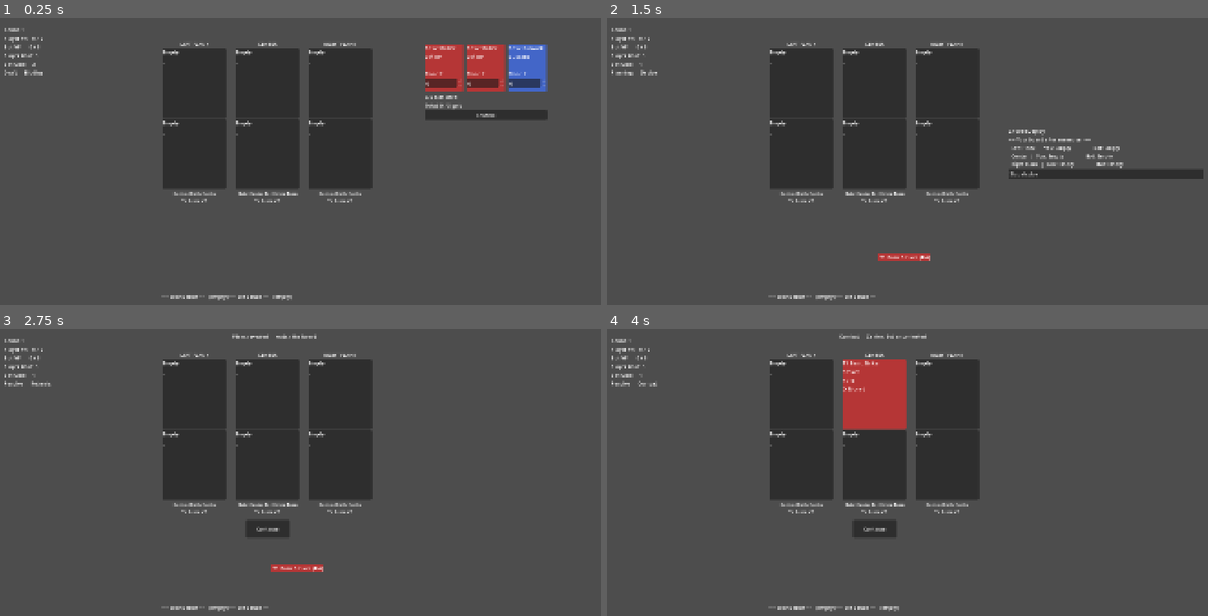
Above: before the commit, frames 1-4 (two rows, left to right).
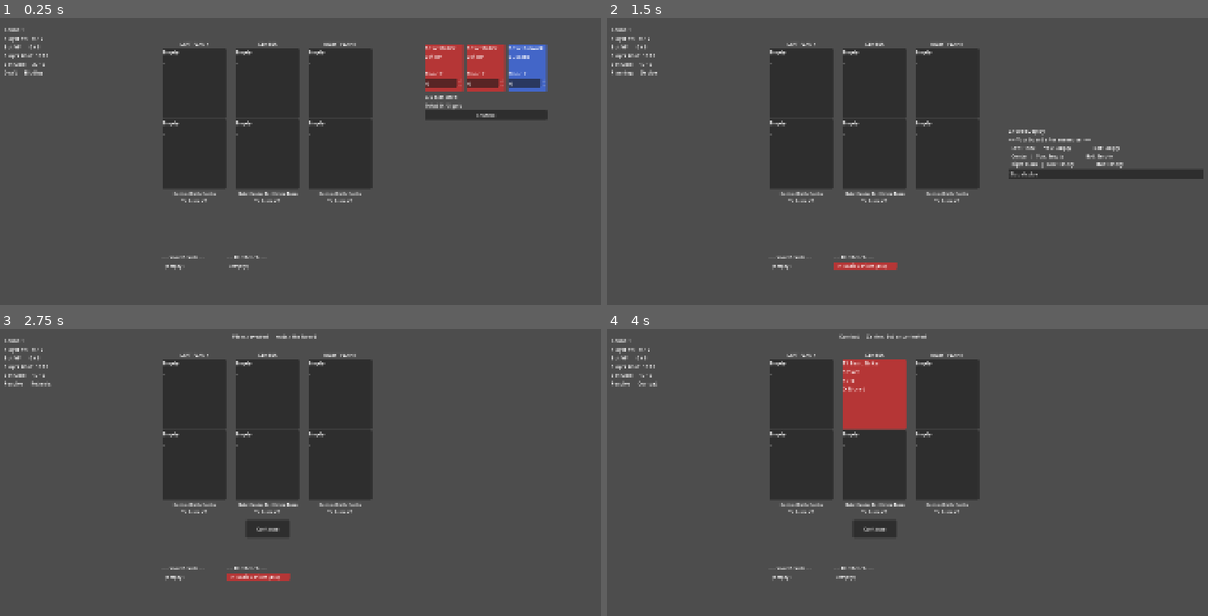
Above: after the commit, the same moments.

Repository: ReeseHerron/PocketTeactics
Game: Godot game, scene res://scenes/Main.tscn
The game is run twice, just before and just after one commit, with the same random seed, the same clock (stepped at 60 frames per second) and the same inputs. This scene is started directly instead of the project's main scene.
Inputs:
- Up to frame 1 (0.25 s): no input
- Up to frame 2 (1.5 s): click "Confirm" at 0.5 s; click "Skip (do nothing)" at 1.25 s
- Up to frame 3 (2.75 s): click "Skip deploy" at 2 s
- Up to frame 4 (4 s): click "Continue" at 2.75 s; click "Continue" at 3.5 s

The runs differ from the first frame. In frame 1, 0.4% of the frame differs, in the area x 5-49%, y 12-99%; in frame 2, 0.8%, in the area x 5-54%, y 12-99%; in frame 3, 0.8%; in frame 4, 0.4%.

Commit message:
QoL matchup glow and gold cap

Diff:
--- a/lane-battler/autoload/GameState.gd
+++ b/lane-battler/autoload/GameState.gd
@@ -4,10 +4,10 @@
 # RoundManager and systems read/write this. UI reads this.
 extends Node
 
+const GOLD_CAP: int = 10
 
 func _ready() -> void:
 	print("GameState ready")
-
 
 # ── Board ─────────────────────────────────────────────────────────────────────
 # board[player_id][lane] — lane: 0=Left, 1=Center, 2=Right
@@ -24,7 +24,6 @@
 # ── Economy ───────────────────────────────────────────────────────────────────
 var gold: Array = [3, 3]   # starting gold per GDD v4
 var vp: Array = [0, 0]
-
 
 # ── Round tracking ────────────────────────────────────────────────────────────
 var round_number: int = 1
@@ -53,7 +52,15 @@
 
 
 func add_gold(player_id: int, amount: int) -> void:
-	gold[player_id] += amount
+	var before: int = gold[player_id]
+	gold[player_id] = min(gold[player_id] + amount, GOLD_CAP)
+	var gained: int = gold[player_id] - before
+	if gained < amount:
+		var lost: int = amount - gained
+		var who: String = "Player" if player_id == 0 else "Bot"
+		print("  ⚠ Gold cap: %s would gain %d but hit the %d cap — %d gold lost" % [
+			who, amount, GOLD_CAP, lost
+		])
 	EventBus.gold_changed.emit(player_id, gold[player_id])
 
 
--- a/lane-battler/scenes/Main.tscn
+++ b/lane-battler/scenes/Main.tscn
@@ -125,12 +125,13 @@
 horizontal_alignment = 1
 
 [node name="BenchPanel" type="HBoxContainer" parent="." unique_id=1970121094]
-custom_minimum_size = Vector2(400, 20)
+custom_minimum_size = Vector2(400, 120)
 layout_mode = 0
 offset_left = 525.0
 offset_top = 747.0
 offset_right = 1205.0
 offset_bottom = 1018.0
+theme_override_constants/separation = 4
 script = ExtResource("5_nxtc6")
 
 [node name="DraftPanel" type="VBoxContainer" parent="." unique_id=810661047]
--- a/lane-battler/scenes/ui/BenchPanel.gd
+++ b/lane-battler/scenes/ui/BenchPanel.gd
@@ -1,51 +1,47 @@
 # src/BenchPanel.gd
-# Displays both benches as color-coded unit cards, created dynamically on refresh.
-# The scene only needs the root VBoxContainer — no Label child required.
 extends HBoxContainer
-
 
 func _ready() -> void:
 	EventBus.bench_changed.connect(func(_id): refresh())
 	refresh()
 
-
 func refresh() -> void:
-	# Clear all existing children
 	for child in get_children():
+		remove_child(child)
 		child.queue_free()
-
 	_add_section("── Your Bench ──", 0)
 	_add_section("── Bot Bench ──",  1)
 
+func _add_section(title: String, player_id: int) -> void:
+	# Each section is a VBoxContainer so cards stack vertically
+	var section := VBoxContainer.new()
+	section.custom_minimum_size = Vector2(200, 0)
 
-# ── Internal ──────────────────────────────────────────────────────────────────
-
-func _add_section(title: String, player_id: int) -> void:
 	var header := Label.new()
 	header.text = title
-	add_child(header)
+	section.add_child(header)
 
 	if GameState.bench[player_id].is_empty():
 		var empty := Label.new()
 		empty.text = "  (empty)"
-		add_child(empty)
+		section.add_child(empty)
 	else:
 		for unit in GameState.bench[player_id]:
-			_add_unit_card(unit)
+			_add_unit_card(unit, section)
 
+	add_child(section)
 
-func _add_unit_card(unit: UnitInstance) -> void:
+func _add_unit_card(unit: UnitInstance, section: VBoxContainer) -> void:
 	var panel := PanelContainer.new()
 	panel.size_flags_vertical = Control.SIZE_SHRINK_BEGIN
 	var style := StyleBoxFlat.new()
-	style.bg_color                  = unit.data.get_color()
-	style.corner_radius_top_left    = 4
-	style.corner_radius_top_right   = 4
+	style.bg_color                   = unit.data.get_color()
+	style.corner_radius_top_left     = 4
+	style.corner_radius_top_right    = 4
 	style.corner_radius_bottom_left  = 4
 	style.corner_radius_bottom_right = 4
 	panel.add_theme_stylebox_override("panel", style)
-
 	var lbl := Label.new()
 	lbl.text = "  " + unit.display_str()
 	panel.add_child(lbl)
-	add_child(panel)
+	section.add_child(panel)
--- a/lane-battler/scenes/ui/BoardSlot.gd
+++ b/lane-battler/scenes/ui/BoardSlot.gd
@@ -18,7 +18,7 @@
 
 
 func setup(unit: UnitInstance, lane: int, is_bot: bool) -> void:
-	_apply_color(unit)
+	_apply_style(unit, lane, is_bot)
 
 	if unit == null:
 		name_label.text  = "Empty"
@@ -39,11 +39,31 @@
 		fresh_label.text = "★ Holding"
 	fresh_label.show()
 
-func _apply_color(unit: UnitInstance) -> void:
+func _apply_style(unit: UnitInstance, lane: int, is_bot: bool) -> void:
 	var style := StyleBoxFlat.new()
 	style.bg_color = unit.data.get_color() if unit != null else Color(0.18, 0.18, 0.18)
 	style.corner_radius_top_left    = 4
 	style.corner_radius_top_right   = 4
 	style.corner_radius_bottom_left  = 4
 	style.corner_radius_bottom_right = 4
+
+	# Always show matchup glow when an opponent occupies the same lane
+	if unit != null:
+		var player_id:   int          = 1 if is_bot else 0
+		var opponent_id: int          = 1 - player_id
+		var opponent:    UnitInstance = GameState.board[opponent_id][lane]
+		if opponent != null:
+			if CombatResolver.style_beats(unit.data.unit_type, opponent.data.unit_type):
+				style.border_width_top    = 4
+				style.border_width_bottom = 4
+				style.border_width_left   = 4
+				style.border_width_right  = 4
+				style.border_color        = Color(1.0, 1.0, 1.0, 0.9)
+			elif CombatResolver.style_beats(opponent.data.unit_type, unit.data.unit_type):
+				style.border_width_top    = 4
+				style.border_width_bottom = 4
+				style.border_width_left   = 4
+				style.border_width_right  = 4
+				style.border_color        = Color(0.05, 0.05, 0.05, 1.0)
+
 	add_theme_stylebox_override("panel", style)
--- a/lane-battler/src/CombatResolver.gd
+++ b/lane-battler/src/CombatResolver.gd
@@ -8,6 +8,13 @@
 # "Fresh" = unit.is_fresh is true (set when deployed, mustered, or shifted this round).
 class_name CombatResolver
 extends RefCounted
+
+static func style_beats(attacker: UnitData.UnitType, defender: UnitData.UnitType) -> bool:
+	return (
+		(attacker == UnitData.UnitType.STRIKER   and defender == UnitData.UnitType.TACTICIAN) or
+		(attacker == UnitData.UnitType.TACTICIAN and defender == UnitData.UnitType.BULWARK)   or
+		(attacker == UnitData.UnitType.BULWARK   and defender == UnitData.UnitType.STRIKER)
+	)
 
 
 func has_advantage(attacker: UnitData.UnitType, defender: UnitData.UnitType) -> bool:
--- a/lane-battler/src/EconomyManager.gd
+++ b/lane-battler/src/EconomyManager.gd
@@ -1,7 +1,7 @@
 class_name EconomyManager
 extends RefCounted
 
-var BASE_INCOME: int = 3
+var BASE_INCOME: int = 2
 
 func apply_lane_rewards(lane_results: Array) -> void:
 	for result in lane_results:
--- a/lane-battler/src/StatusPanel.gd
+++ b/lane-battler/src/StatusPanel.gd
@@ -34,8 +34,8 @@
 	phase_label.text  = _phase_name(RoundManager.current_phase)
 	player_vp.text    = "Player VP:   %d / 5" % GameState.vp[0]
 	bot_vp.text       = "Bot VP:      %d / 5" % GameState.vp[1]
-	player_gold.text  = "Player Gold: %d"      % GameState.gold[0]
-	bot_gold.text     = "Bot Gold:    %d"      % GameState.gold[1]
+	player_gold.text  = "Player Gold: %d / %d" % [GameState.gold[0], GameState.GOLD_CAP]
+	bot_gold.text     = "Bot Gold:    %d / %d" % [GameState.gold[1], GameState.GOLD_CAP]
 
 
 func _phase_name(phase: int) -> String:
